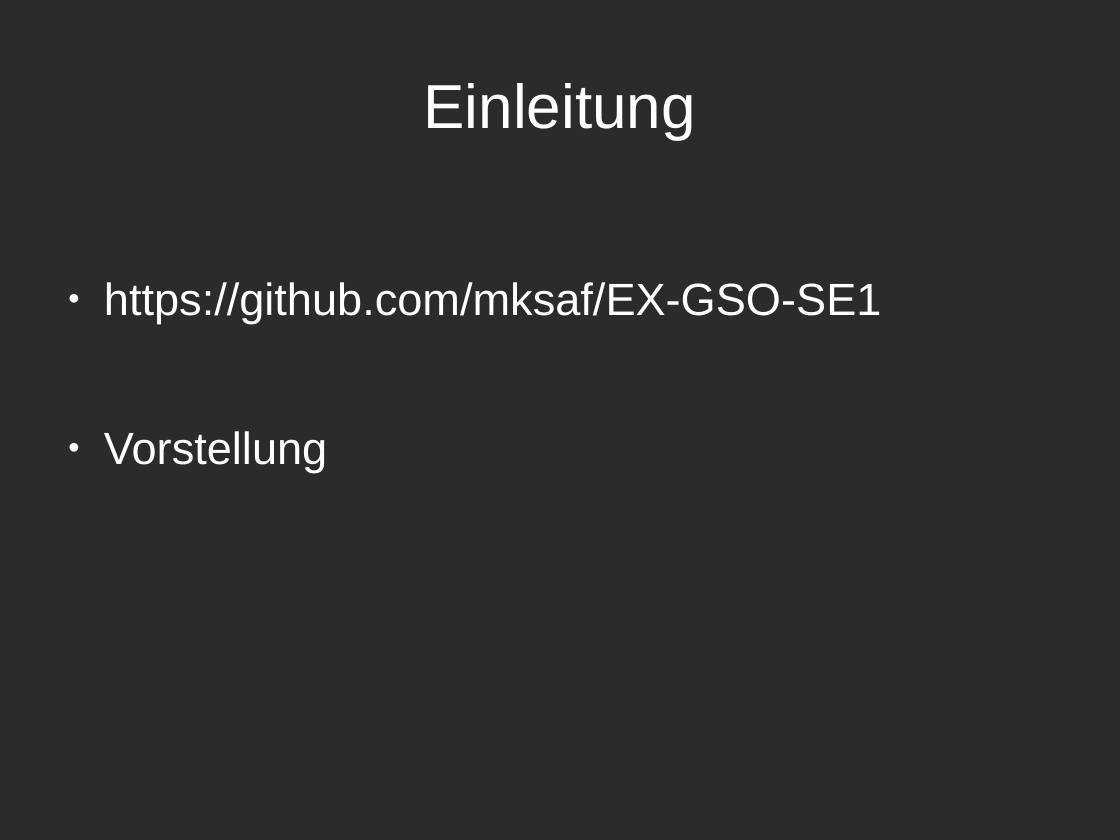
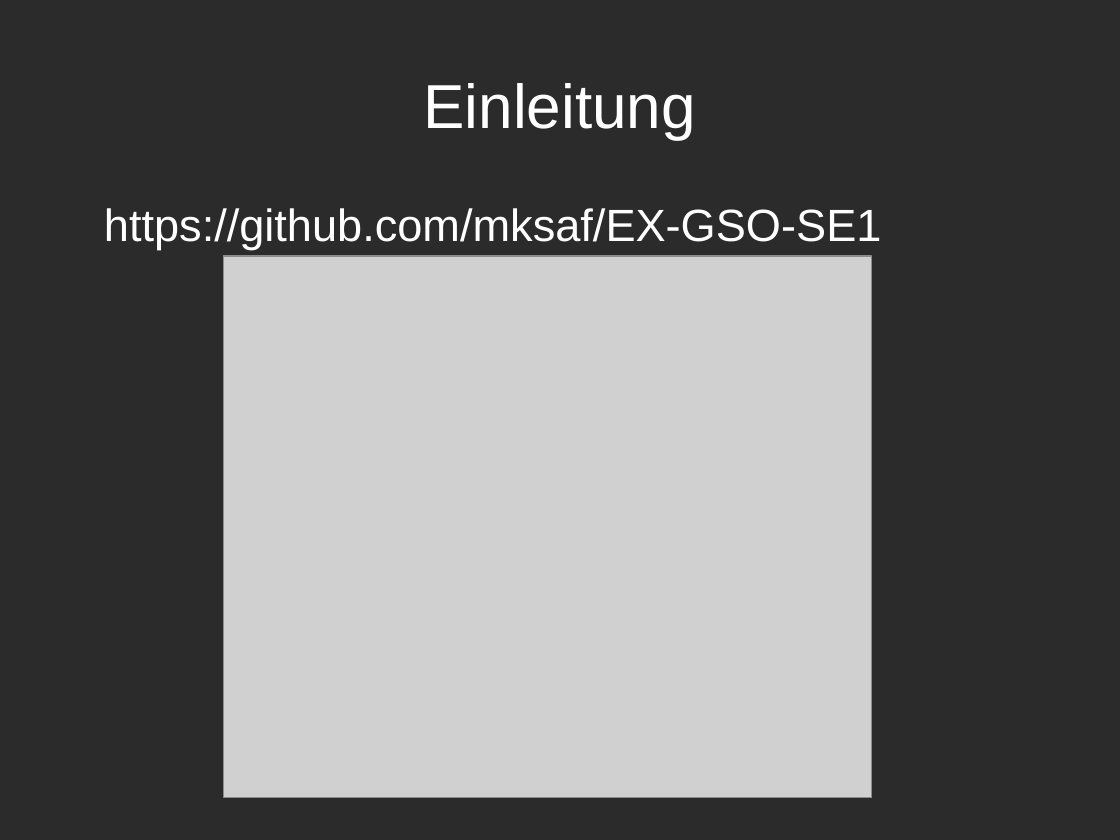
Before and after one commit to mksaf/EX-GSO-SE1, a slide deck: slide 2 of presentation.odp (slide 3 before the commit). Drawn at 1120x840 pixels with LibreOffice and Linux fonts; fonts in the diff are those of the drawing; grey boxes stand for pictures; background and template pictures are left out; a plain dark background stands for a picture behind light text. Boxes give left, top, right and bottom in pixels: in the first picture for what was removed or moved away, otherwise in the second. Text is boxed around its words. In the diff, an @@ line names an element or a change of style, - is before the commit and + after.

```diff
--- a/presentation.odp
+++ b/presentation.odp
@@ text "https://github.com/mksaf/EX-GSO-SE1" at [104, 208, 882, 250]: bullet ● to none @@
@@ picture added at [224, 256, 872, 798] @@
@@ text at [104, 431, 327, 472]: paragraph removed @@
-● Vorstellung
```
Also in this commit, not shown: 2 other slides changed, 2 other files.
